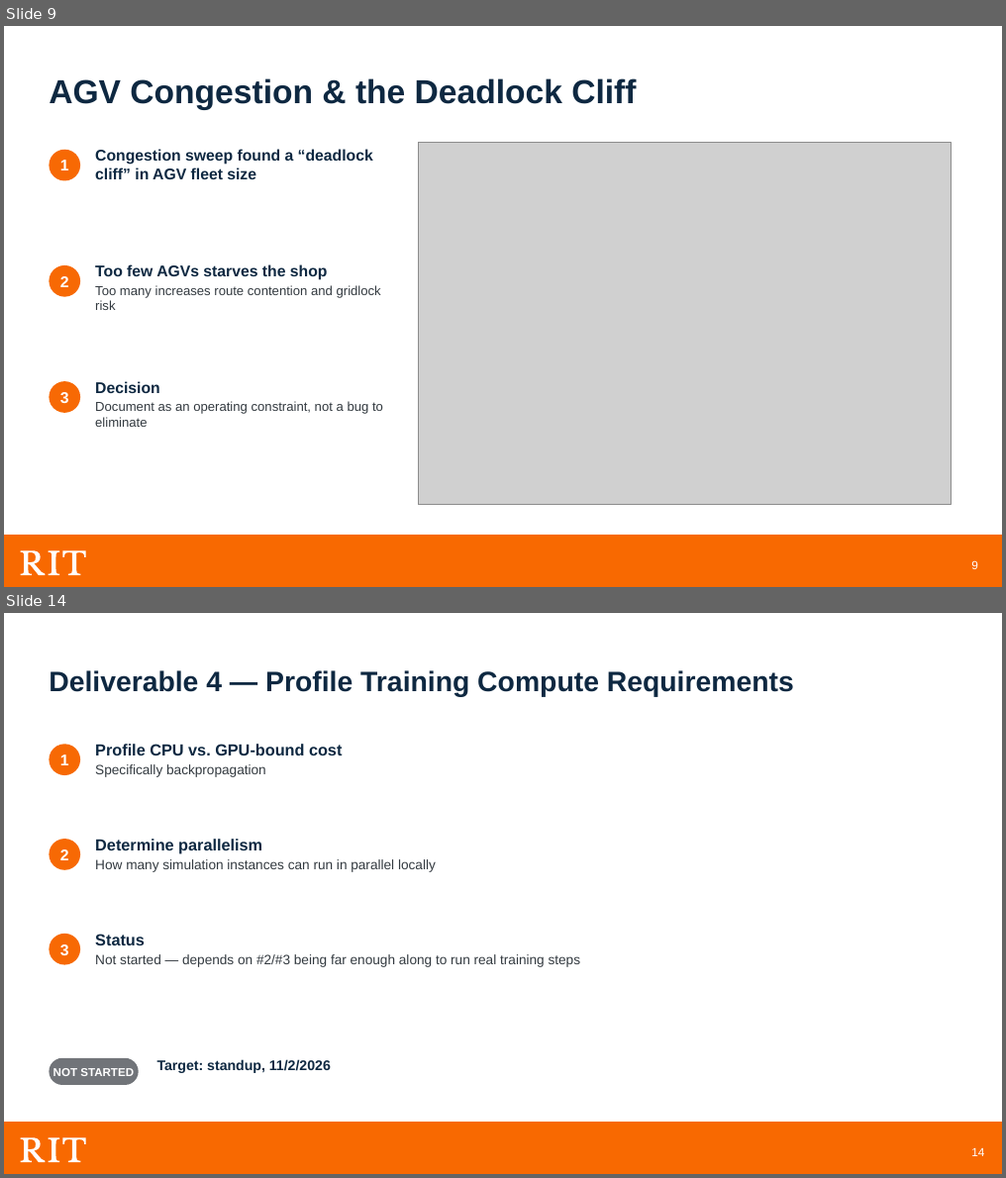
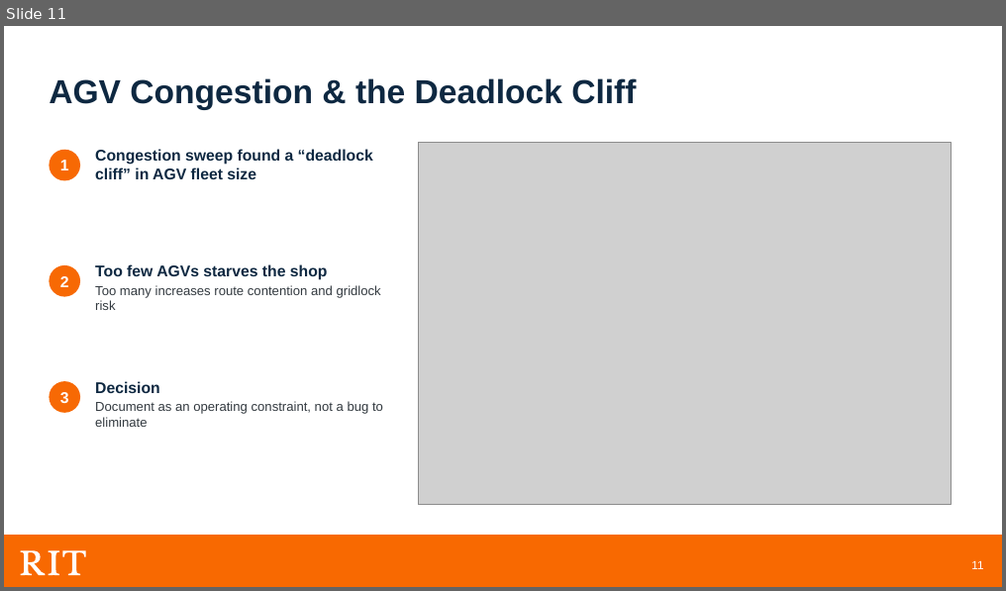
Before and after one commit to meaton96/Capstone, a slide deck: docs/presentation/Capstone_Planning_Presentation.pptx. Shown one above the other, each under a label of ours: slides 9 and 14 before the commit, slide 11 after it; the slides between them are not shown. The pictures are 1006x1178 and 1006x591 pixels, drawn with LibreOffice and Linux fonts; fonts in the diff are those of the drawing; grey boxes stand for pictures; background and template pictures are left out. Boxes give left, top, right and bottom in pixels: in the first picture for what was removed or moved away, otherwise in the second. Text is boxed around its words. In the diff, an @@ line names an element or a change of style, - is before the commit and + after.

```diff
--- a/docs/presentation/Capstone_Planning_Presentation.pptx
+++ b/docs/presentation/Capstone_Planning_Presentation.pptx
@@ slide 14 removed at [4,613,1002,1174], background #FFFFFF; not listed: 7 template elements that a slide beside it also shows @@
@@ text removed at [49,670,794,697] @@
-Deliverable 4 — Profile Training Compute Requirements
@@ ellipse removed at [49,744,80,775] @@
-1
@@ text removed at [95,744,342,777] @@
-Profile CPU vs. GPU-bound cost
-Specifically backpropagation
@@ ellipse removed at [49,839,80,870] @@
-2
@@ text removed at [95,839,436,872] @@
-Determine parallelism
-How many simulation instances can run in parallel locally
@@ ellipse removed at [49,934,80,964] @@
-3
@@ text removed at [95,934,581,967] @@
-Status
-Not started — depends on #2/#3 being far enough along to run real training steps
@@ rounded rectangle removed at [49,1059,138,1085] @@
-NOT STARTED
@@ text removed at [157,1059,331,1073] @@
-Target: standup, 11/2/2026
@@ what was slide 9 is now slide 11 @@
@@ page number at [971,561,983,570]: text changed @@
-9
+11
```
Also in this commit, not shown: 7 other slides changed, 19 slides added, 12 other slides removed, 4 other files.
